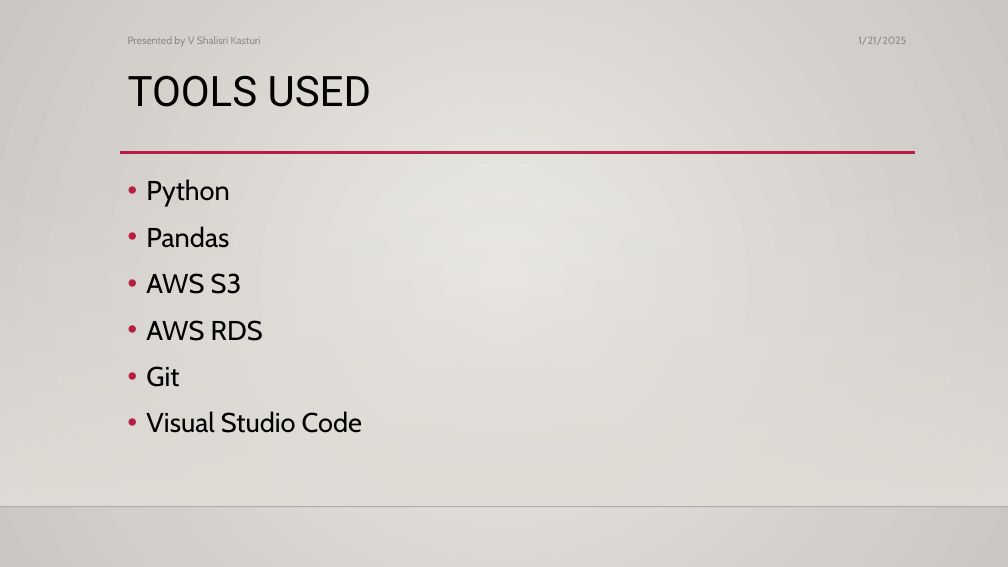
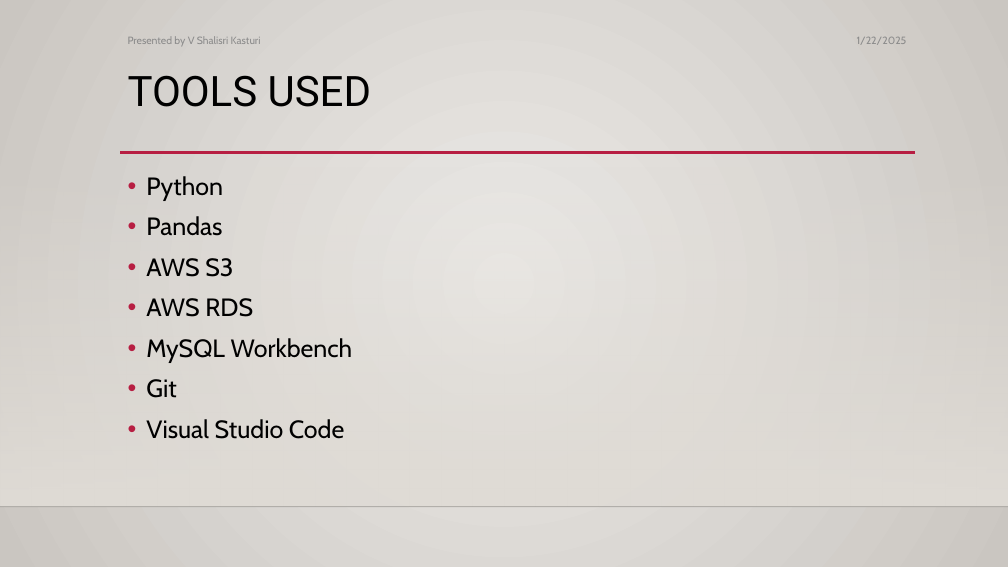
Before and after one commit to shalisrikasturiv/github, a slide deck: slide 3 of EnhancedETLWorkflowwithPythonAWS/Presentation/Shalisri Kasturi V - Enhanced ETL Workflow with Python AWS (DE-WE-E-B2).pptx. Drawn at 1008x567 pixels with LibreOffice and Linux fonts; fonts in the diff are those of the drawing; background and template pictures are left out. Boxes give left, top, right and bottom in pixels: in the first picture for what was removed or moved away, otherwise in the second. Text is boxed around its words. In the diff, an @@ line names an element or a change of style, - is before the commit and + after.

```diff
--- a/EnhancedETLWorkflowwithPythonAWS/Presentation/Shalisri Kasturi V - Enhanced ETL Workflow with Python AWS (DE-WE-E-B2).pptx
+++ b/EnhancedETLWorkflowwithPythonAWS/Presentation/Shalisri Kasturi V - Enhanced ETL Workflow with Python AWS (DE-WE-E-B2).pptx
@@ text at (857,37,907,45): text changed @@
-1/21/2025
+1/22/2025
@@ text at (146,176,344,439): size 25.9 to 23.8 pt in "Python", "Pandas", "AWS S3", "AWS RDS" and 2 more places; line spacing 1.1 to 1 @@
@@ text at (146,338,353,362): paragraph added @@
+• MySQL Workbench
```
Also in this commit, not shown: 12 other slides changed, 1 slide added.
